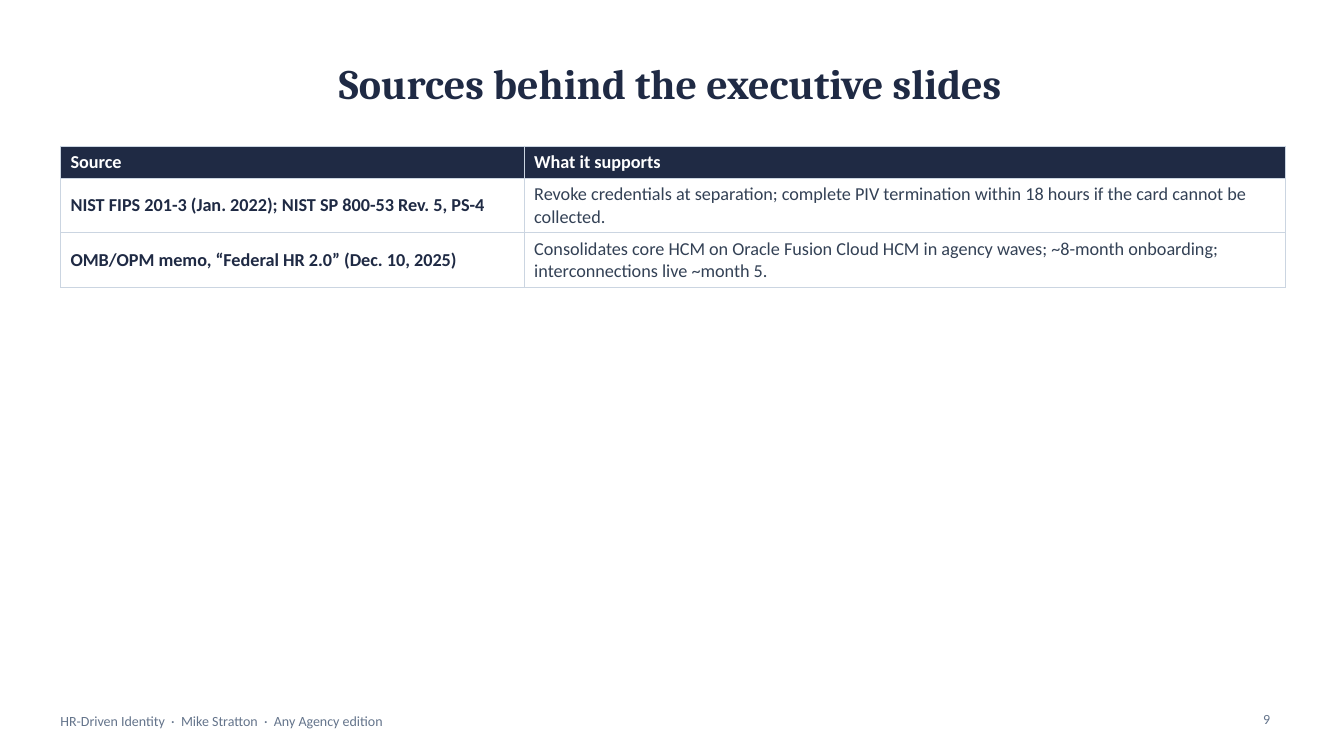
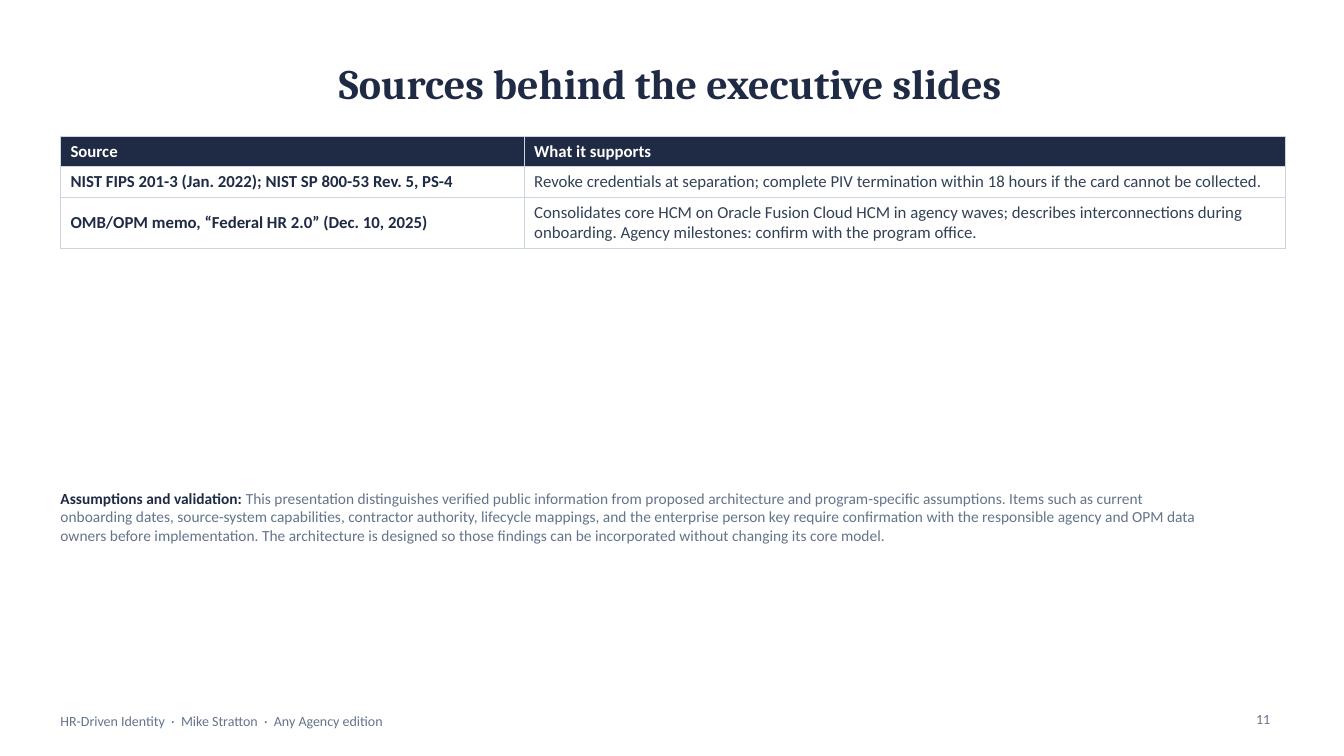
Before and after one commit to WhalerMike/modernization-workbook, a slide deck: slide 11 of presentations/hr-driven-identity-interview/HR_Driven_Identity_Exec_AnyAgency.pptx (slide 9 before the commit). Drawn at 1344x756 pixels with LibreOffice and Linux fonts; fonts in the diff are those of the drawing; background and template pictures are left out. Boxes give left, top, right and bottom in pixels: in the first picture for what was removed or moved away, otherwise in the second. Text is boxed around its words. In the diff, an @@ line names an element or a change of style, - is before the commit and + after.

```diff
--- a/presentations/hr-driven-identity-interview/HR_Driven_Identity_Exec_AnyAgency.pptx
+++ b/presentations/hr-driven-identity-interview/HR_Driven_Identity_Exec_AnyAgency.pptx
@@ table at (60, 136, 1286, 245) @@
-row 3, column 2: Consolidates core HCM on Oracle Fusion Cloud HCM in agency waves; ~8-month onboarding; interconnections live ~month 5.
+row 3, column 2: Consolidates core HCM on Oracle Fusion Cloud HCM in agency waves; describes interconnections during onboarding. Agency milestones: confirm with the program office.
@@ size 13 to 12 pt in "Source", "What it supports", "NIST FIPS 201-3 (Jan. 2022); NIST SP ...", "Revoke credentials at separation; complete PIV termination ..." and 1 more places @@
@@ table: place and size @@
-table at (60, 146, 1286, 281)
+table at (60, 136, 1286, 245)
@@ text added at (60, 493, 1195, 544), 11 pt, text #64748B @@
+Assumptions and validation: This presentation distinguishes verified public information from proposed architecture and program-specific assumptions. Items such as current onboarding dates, source-system capabilities, contractor authority, lifecycle mappings, and the enterprise person key require confirmation with the responsible agency and OPM data owners before implementation. The architecture is designed so those findings can be incorporated without changing its core model.
@@ page number at (1256, 715, 1270, 724): text changed @@
-9
+11
```
Also in this commit, not shown: 11 other slides changed, 1 slide added, 46 other files.
